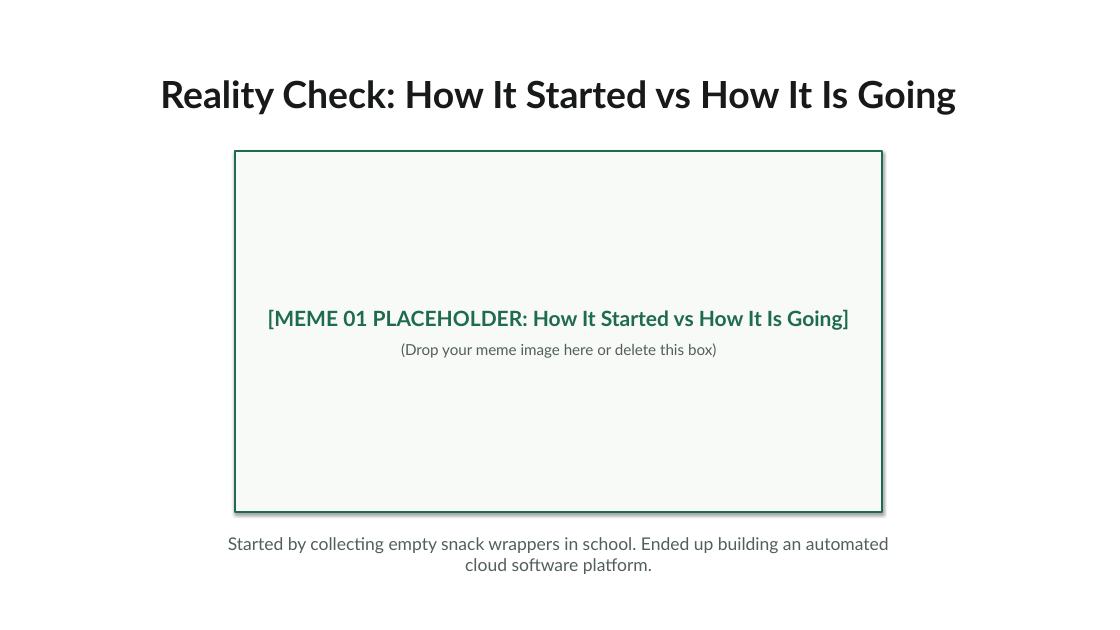
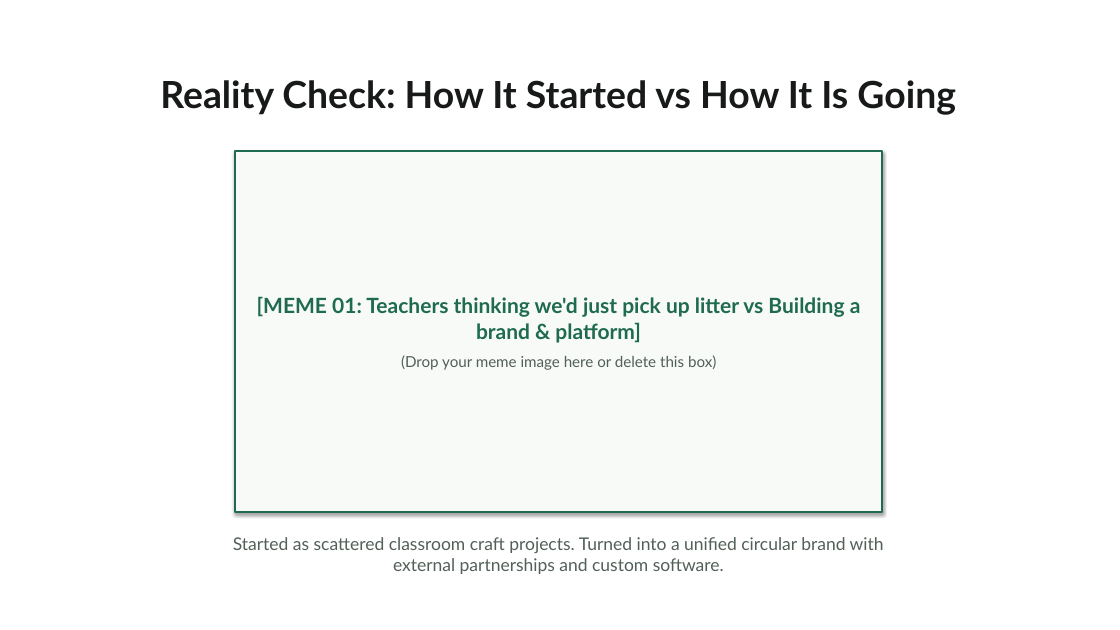
Before and after one commit to Harman209/ecoloop, a slide deck: slide 4 of docs/presentation/ecoloop-presentation.pptx. Drawn at 1120x630 pixels with LibreOffice and Linux fonts; fonts in the diff are those of the drawing. Boxes give left, top, right and bottom in pixels: in the first picture for what was removed or moved away, otherwise in the second. Text is boxed around its words. In the diff, an @@ line names an element or a change of style, - is before the commit and + after.

```diff
--- a/docs/presentation/ecoloop-presentation.pptx
+++ b/docs/presentation/ecoloop-presentation.pptx
@@ text in rectangle at box(257, 296, 861, 343): text changed @@
-[MEME 01 PLACEHOLDER: How It Started vs How It Is Going]
+[MEME 01: Teachers thinking we'd just pick up litter vs Building a brand & platform]
@@ text at box(233, 537, 884, 574): text changed @@
-Started by collecting empty snack wrappers in school. Ended up building an automated cloud software platform.
+Started as scattered classroom craft projects. Turned into a unified circular brand with external partnerships and custom software.
```
Also in this commit, not shown: 10 other slides changed, 2 slides added, 2 slides removed, 7 other files.
